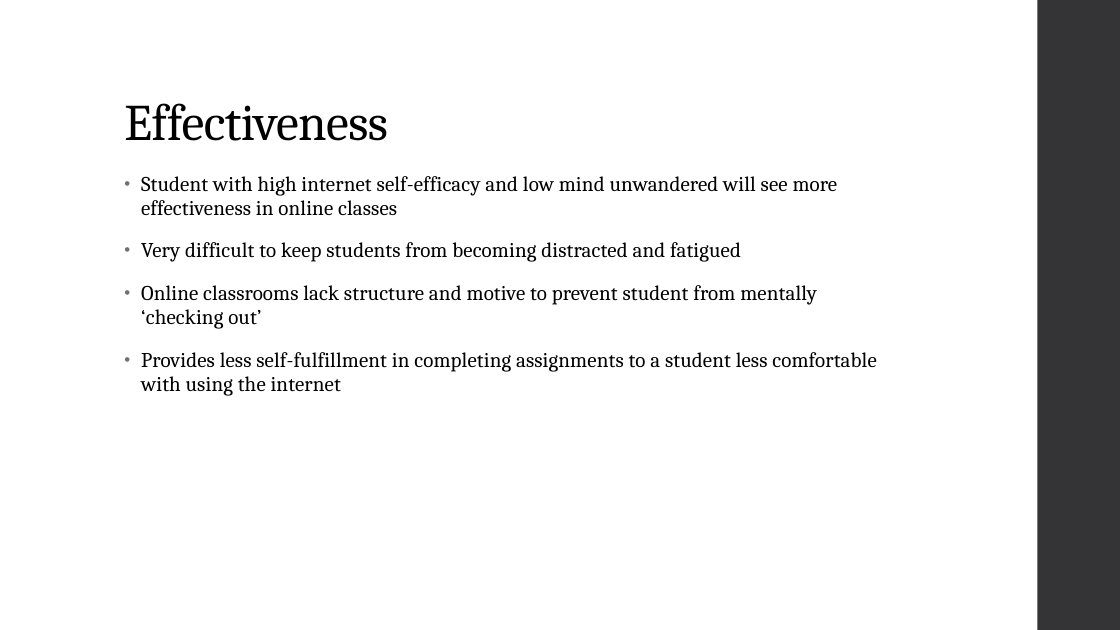
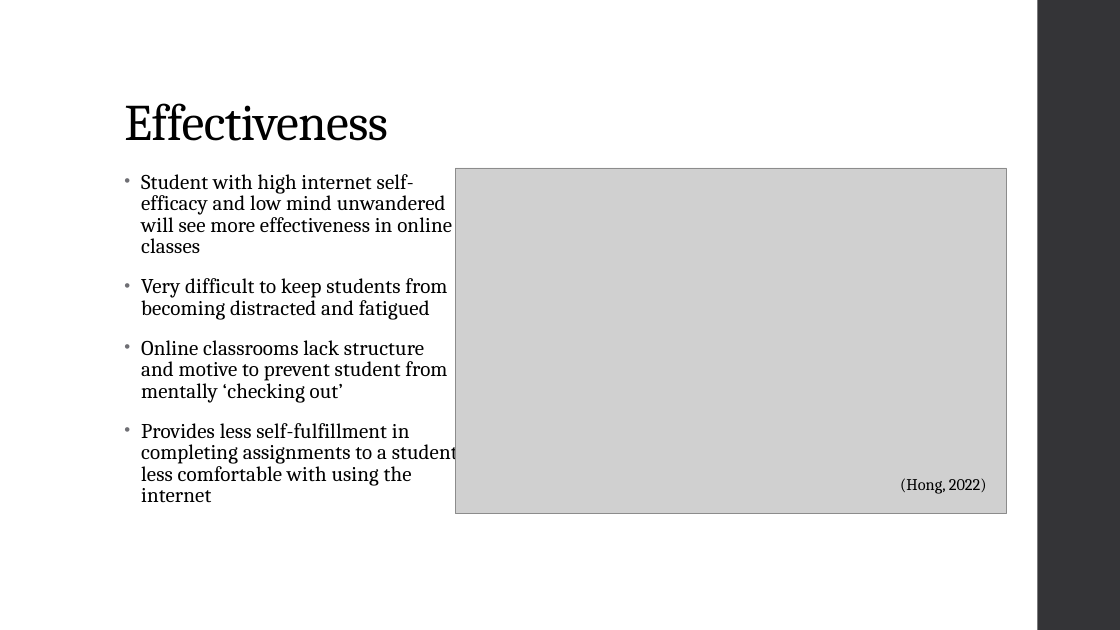
Before and after one commit to trickyok/College-Work, a slide deck: slide 6 of Spring 2022/Comp II/Writing Project 3/Online Learning.pptx. Drawn at 1120x630 pixels with LibreOffice and Linux fonts; fonts in the diff are those of the drawing; grey boxes stand for pictures. Boxes give left, top, right and bottom in pixels: in the first picture for what was removed or moved away, otherwise in the second. Text is boxed around its words. In the diff, an @@ line names an element or a change of style, - is before the commit and + after.

```diff
--- a/Spring 2022/Comp II/Writing Project 3/Online Learning.pptx
+++ b/Spring 2022/Comp II/Writing Project 3/Online Learning.pptx
@@ text "Student with high internet self-efficacy ..." at (141, 174, 458, 503): line spacing 0.95 to 0.85 @@
@@ picture added at (455, 168, 1007, 514) @@
@@ text added at (900, 478, 987, 494), 14 pt, text #000000 @@
+(Hong, 2022)
```
Also in this commit, not shown: 3 other slides changed, 44 other files.
